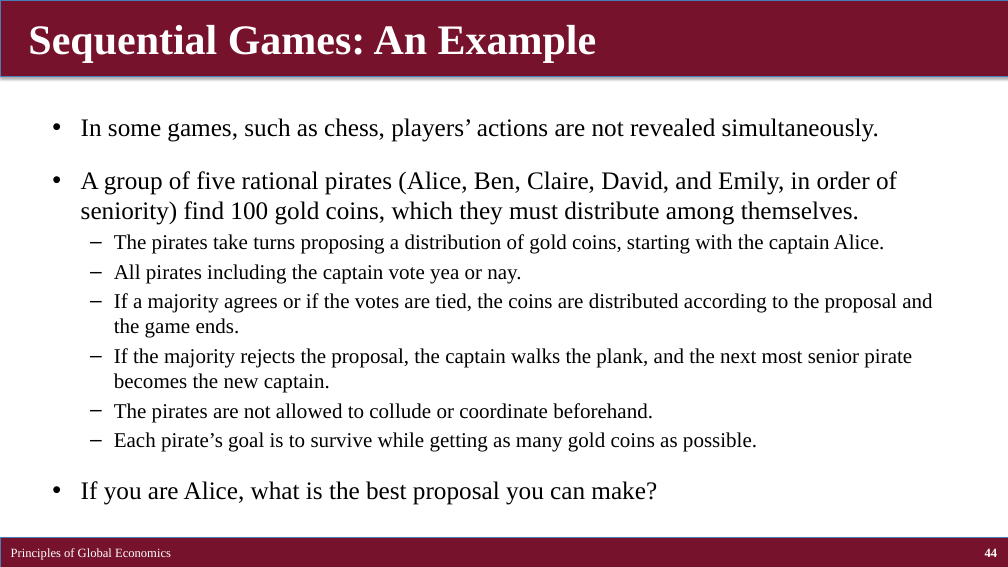
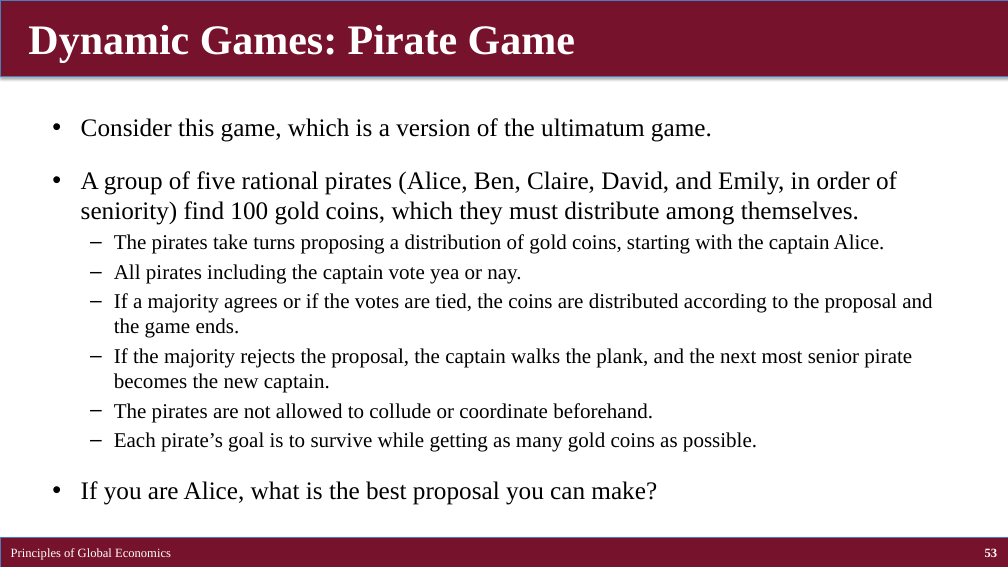
Before and after one commit to brianhwpark/brianhwpark.github.io, a slide deck: slide 53 of files/teaching-resources/concordiacollege-bus-201/bus-201-lecture-note/bus201-ch17-18.pptx (slide 44 before the commit). Drawn at 1008x567 pixels with LibreOffice and Linux fonts; fonts in the diff are those of the drawing. Boxes give left, top, right and bottom in pixels: in the first picture for what was removed or moved away, otherwise in the second. Text is boxed around its words. In the diff, an @@ line names an element or a change of style, - is before the commit and + after.

```diff
--- a/files/teaching-resources/concordiacollege-bus-201/bus-201-lecture-note/bus201-ch17-18.pptx
+++ b/files/teaching-resources/concordiacollege-bus-201/bus-201-lecture-note/bus201-ch17-18.pptx
@@ title at [28,25,575,63]: text changed @@
-Sequential Games: An Example
+Dynamic Games: Pirate Game
@@ text at [81,118,712,142]: text changed @@
-• In some games, such as chess, players’ actions are not revealed simultaneously.
+• Consider this game, which is a version of the ultimatum game.
@@ page number at [985,548,998,557]: text changed @@
-44
+53
```
Also in this commit, not shown: 2 other slides changed, 9 slides added, 11 other files.
